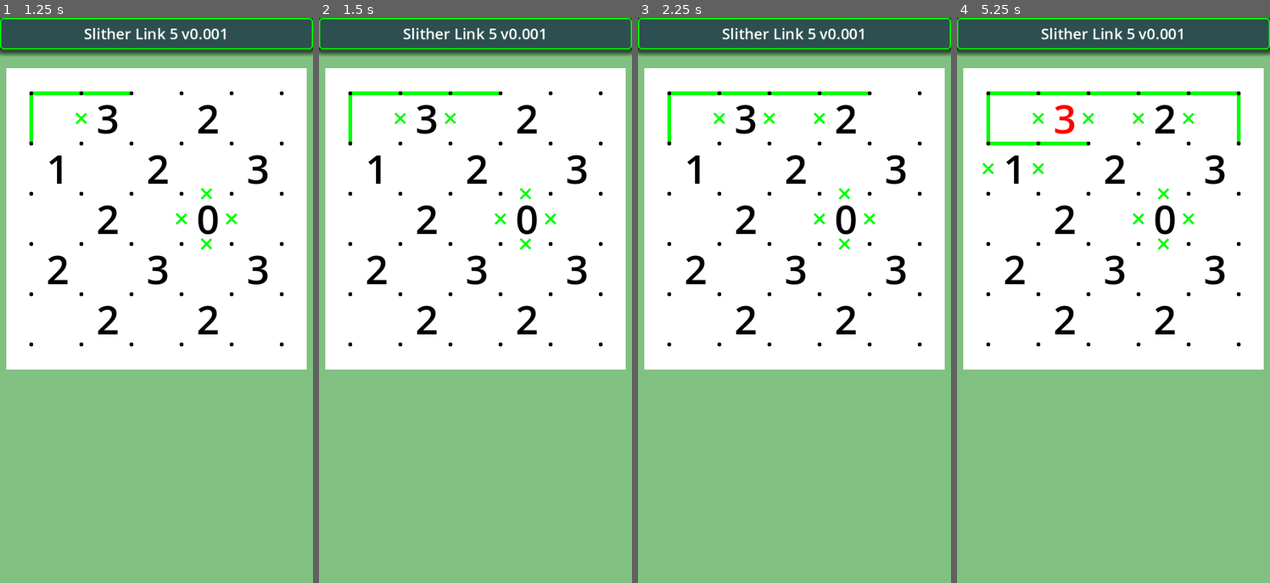
Above: before the commit, frames 1-4 (left to right).
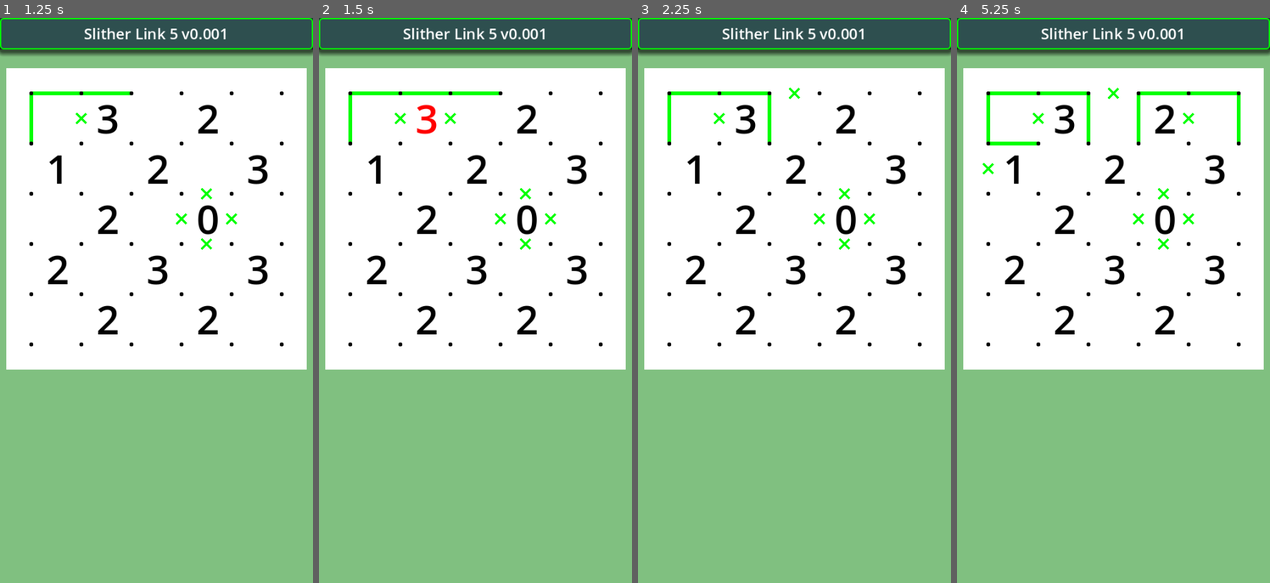
Above: after the commit, the same moments.

Repository: vivisuke/SlitherLink5
Game: Godot game, scene res://main.tscn
Two runs of this game, one before a commit and one after it. Both use one fixed random seed, a clock stepped at 60 frames per second and the inputs below.
Inputs (mouse positions are in pixels of both pictures, inside the frame that each line leads up to):
- Up to frame 1 (1.25 s): tap Enter at 0.5 s; move the mouse to (225, 272) at 0.52 s; click (225, 272) at 0.67 s
- Up to frame 2 (1.5 s): tap Space at 1.25 s; move the mouse to (412, 328) at 1.27 s; click (412, 328) at 1.42 s
- Up to frame 3 (2.25 s): tap Enter at 2 s; move the mouse to (825, 176) at 2.02 s; click (825, 176) at 2.17 s
- Up to frame 4 (5.25 s): tap Space at 2.75, 4.25 s; move the mouse to (1097, 413) at 2.77 s; click (1097, 413) at 2.92 s; tap Enter at 3.5 s; move the mouse to (1207, 385) at 3.52 s; click (1207, 385) at 3.67 s; move the mouse to (1019, 215) at 4.27 s; click (1019, 215) at 4.42 s; move the mouse to (1129, 300) at 5.02 s; click (1129, 300) at 5.17 s

Frame 1 is identical in both runs. In frame 2, 0.2% of the frame differs, in the area x 31-38%, y 15-21%; in frame 3, 0.4%; in frame 4, 0.8%, in the area x 24-60%, y 12-28%.

Commit message:
0034 ◎ C 02/23 02/23 0.001│問題│右端セル右に連結線を配置できないのに non_linkDn[ix] が１に設定されていない

Diff:
--- a/SlitherLink5/classes/Board5x5.gd
+++ b/SlitherLink5/classes/Board5x5.gd
@@ -41,6 +41,8 @@
 			non_linkRt[ix] + non_linkDn[ix] + non_linkRt[ix+ARY_WIDTH] + non_linkDn[ix+1])
 func n_edge(ix):
 	return linkRt[ix] + linkDn[ix] + linkRt[ix+ARY_WIDTH] + linkDn[ix+1]
+func n_non_edge(ix):
+	return non_linkRt[ix] + non_linkDn[ix] + non_linkRt[ix+ARY_WIDTH] + non_linkDn[ix+1]
 func _init():
 	clue_num.resize(ARY_SIZE)
 	clue_num.fill(ANY)
@@ -202,7 +204,8 @@
 	var lt: bool = sx != 0 && linkRt[ix-1] != 0
 	if fwd:		# 末端に向かって探索中
 		if up && lt:		# 上・左連結済み
-			pass
+			if sx < N_HORZ: non_linkRt[ix] = 1
+			if sy < N_VERT: non_linkDn[ix] = 1
 		elif up || lt:
 			if sx == N_HORZ:	# 右端の場合
 				linkDn[ix] = 1
@@ -216,7 +219,8 @@
 			linkDn[ix] = 1
 	else:		# バックトラッキング中
 		if up && lt:		# 上・左連結済み
-			pass
+			non_linkRt[ix] = 0
+			non_linkDn[ix] = 0
 		elif up || lt:
 			if linkRt[ix] == 1:
 				linkRt[ix] = 0
--- a/SlitherLink5/scripts/main.gd
+++ b/SlitherLink5/scripts/main.gd
@@ -25,6 +25,7 @@
 var bd
 var sx = 0
 var sy = 0
+var satisfied = true		# 数字周囲線分数条件を満たしている
 var num_labels = []			# 線分数表示用ラベル
 
 var CBoard5x5 = preload("res://classes/Board5x5.gd")
@@ -78,14 +79,23 @@
 			else:
 				num_labels[ix].text = "%d" % bd.clue_num[ix]
 func update_num_color():
+	satisfied = true
 	for y in range(N_VERT):
 		for x in range(N_HORZ):
 			var ix = xyToIX(x, y)
 			if bd.clue_num[ix] > 0:
-				var n = bd.n_fixed_edge(ix)
+				var col = Color.BLACK
+				var n = bd.n_fixed_edge(ix)		# 確定線数
 				if n == 4:
-					var col = Color.GRAY if bd.n_edge(ix) == bd.clue_num[ix] else Color.RED
-					num_labels[ix].add_theme_color_override("font_color", col)
+					col = Color.GRAY
+					if bd.n_edge(ix) != bd.clue_num[ix]:
+						col = Color.RED
+						satisfied = false
+				elif bd.n_non_edge(ix) > 4 - bd.clue_num[ix]:
+					col = Color.RED
+					satisfied = false
+				num_labels[ix].add_theme_color_override("font_color", col)
+
 func _input(event):
 	if event is InputEventMouseButton && event.is_pressed():
 		if false:
@@ -95,10 +105,9 @@
 			#bd.solve_SBS(sx, sy)
 			$Board/Grid.queue_redraw()
 			update_num_color()
-			#sx += 1
-			#if sx > N_HORZ:
-			#	sy += 1
-			#	sx = 0
+			if !satisfied:
+				bd.fwd = false
+				bd.sx += 1
 	pass
 func _process(delta):
 	pass
Not shown, changed: SlitherLink5.spr
